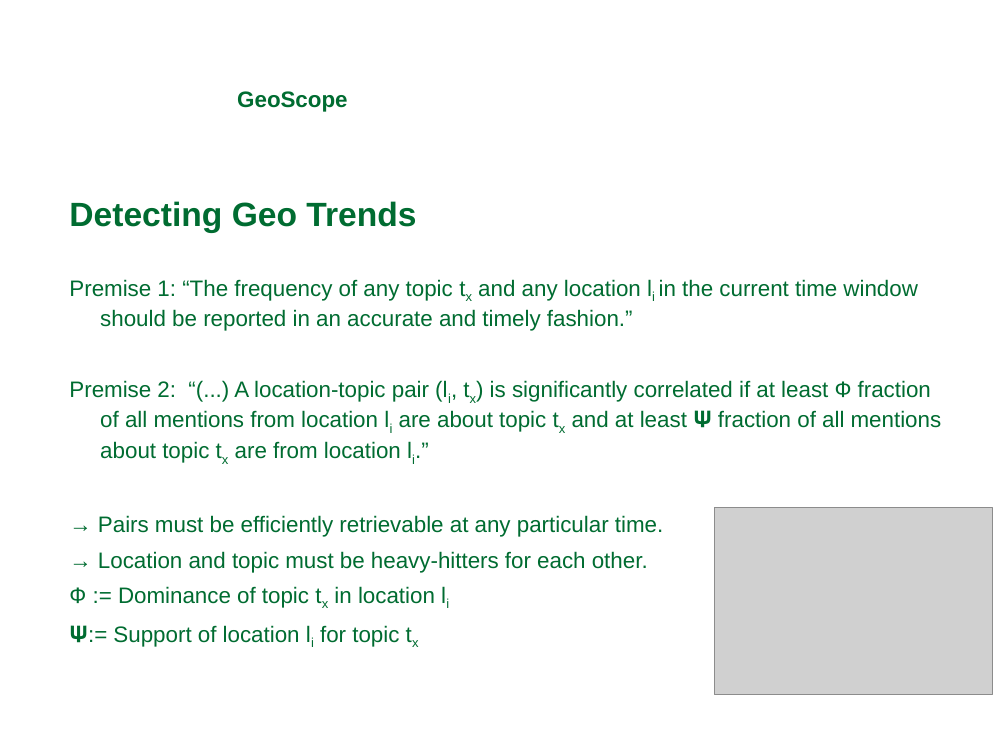
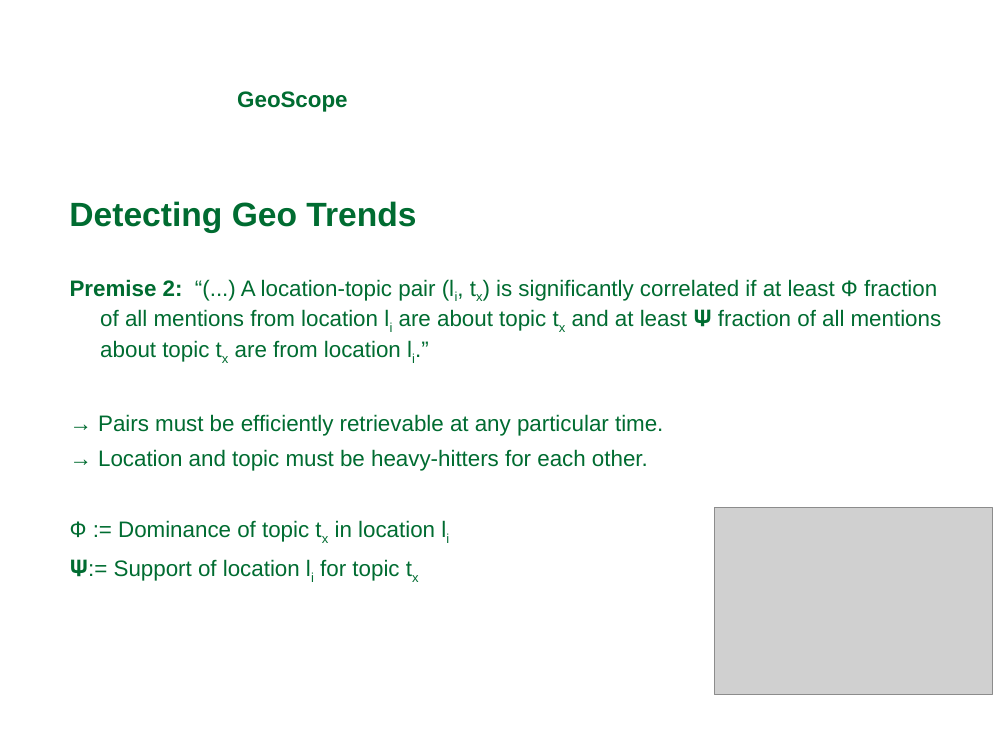
Before and after one commit to michaelprummer/datascience, a slide deck: slide 5 of GeoScope/DataScience1.ppt (slide 4 before the commit). Drawn at 1008x756 pixels with LibreOffice and Linux fonts; fonts in the diff are those of the drawing; grey boxes stand for pictures; background and template pictures are left out. Boxes give left, top, right and bottom in pixels: in the first picture for what was removed or moved away, otherwise in the second. Text is boxed around its words. In the diff, an @@ line names an element or a change of style, - is before the commit and + after.

```diff
--- a/GeoScope/DataScience1.ppt
+++ b/GeoScope/DataScience1.ppt
@@ text "Premise 2: “(...) A location-topic ..." at <box>70,279,942,581</box>: bold on in "Premise 2:"; indent changed @@
@@ text at <box>69,279,918,331</box>: paragraph removed @@
-Premise 1: “The frequency of any topic tx and any location li in the current time window should be reported in an accurate and timely fashion.”
```
Also in this commit, not shown: 21 other slides changed, 1 slide added.
